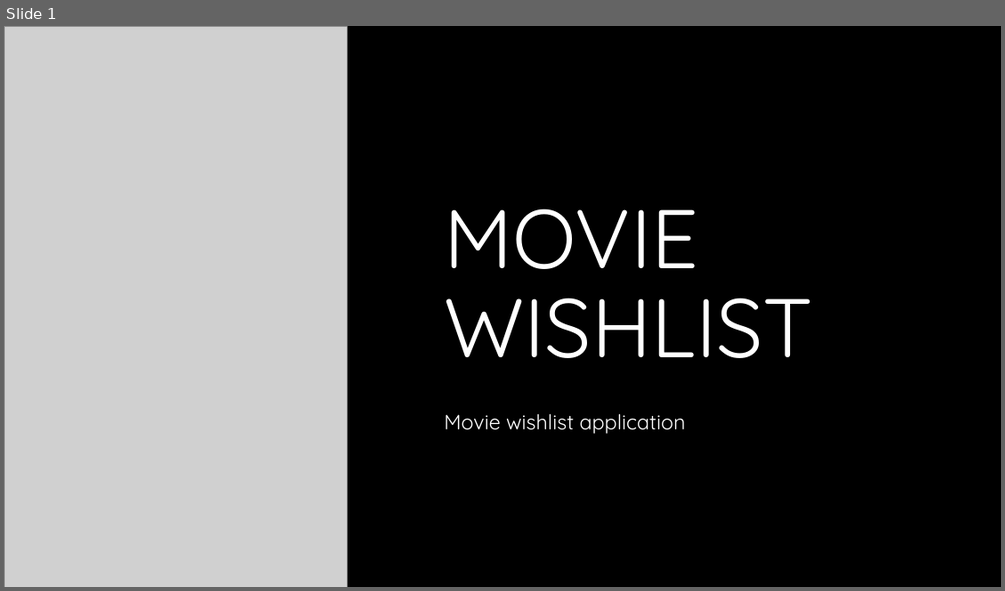
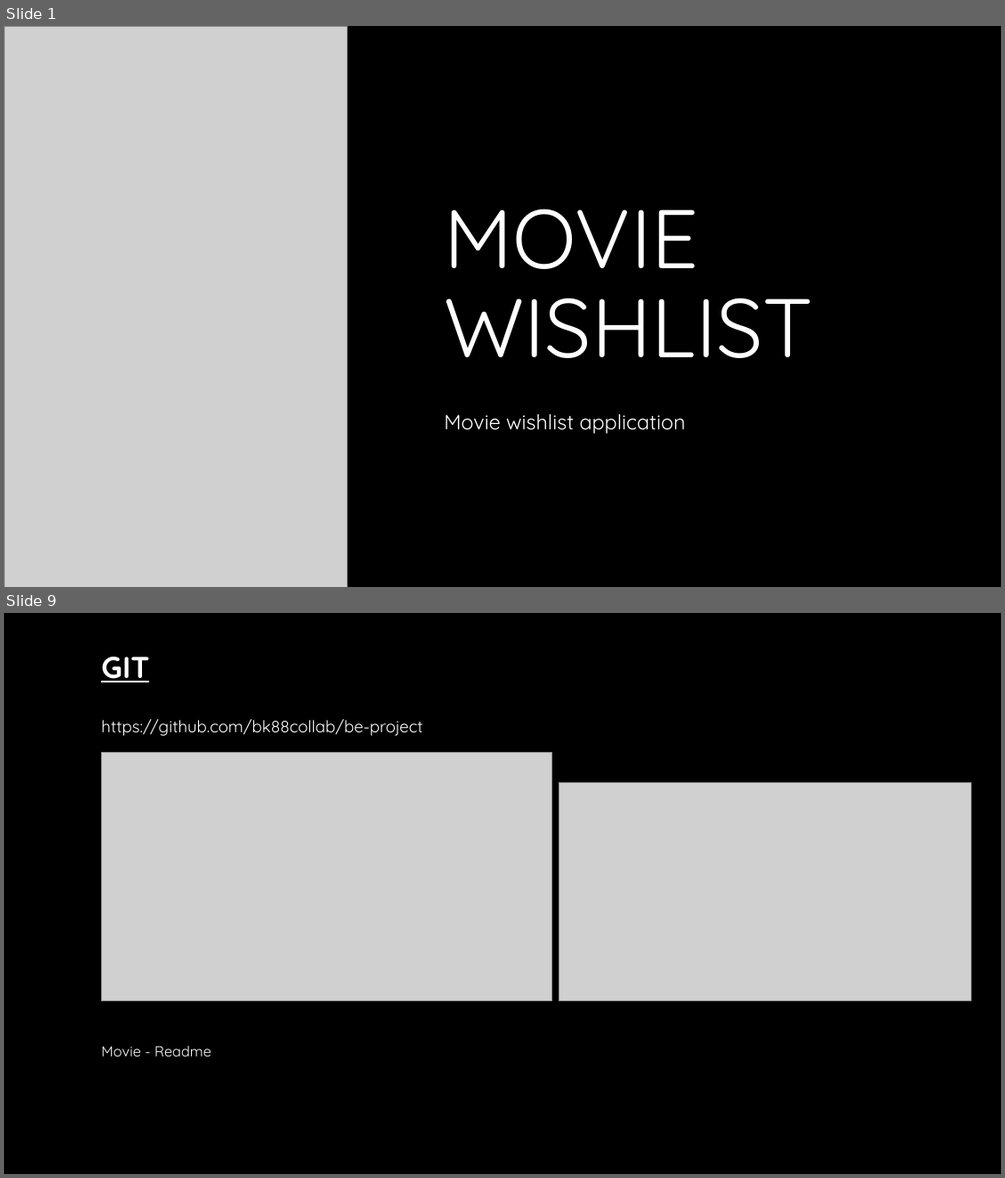
Before and after one commit to bk88collab/be-project, a slide deck: Presentasi/Movie Wishlist.pptx. Shown one above the other, each under a label of ours: slide 1 before the commit, slides 1 and 9 after it; the slides between them are not shown. The pictures are 1005x591 and 1005x1178 pixels, drawn with LibreOffice and Linux fonts; fonts in the diff are those of the drawing; grey boxes stand for pictures; background and template pictures are left out. Boxes give left, top, right and bottom in pixels: in the first picture for what was removed or moved away, otherwise in the second. Text is boxed around its words. In the diff, an @@ line names an element or a change of style, - is before the commit and + after.

```diff
--- a/Presentasi/Movie Wishlist.pptx
+++ b/Presentasi/Movie Wishlist.pptx
@@ slide 9 added at [4,613,1001,1174], background #000000 @@
@@ title added at [101,657,422,736], 16 pt, text #FFFFFF @@
+GIT
+https://github.com/bk88collab/be-project
@@ picture added at [101,752,551,1001] @@
@@ picture added at [558,783,971,1001] @@
@@ subtitle added at [101,1046,211,1056], 14 pt, text #FFFFFF @@
+Movie - Readme
```
Also in this commit, not shown: 4 slides changed, 4 other slides added, 15 other files.
